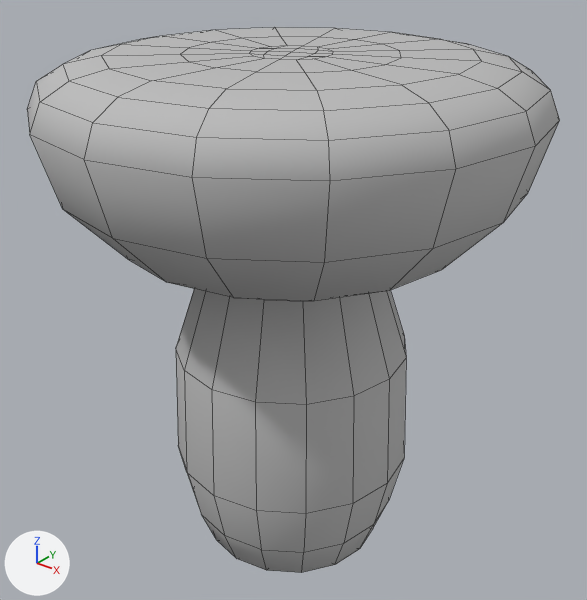
What one commit did to the Blender file Assets/Art/Platforms/Shroom_platforms/platform_shroom6.blend.
Rendered twice from a camera (50 mm lens) standing at (3.31, -4.12, 4.41) and looking at (-0.04, 0.06, 1.82). Arrows for +X, +Y and +Z are at lower left; the lights stay in place. Mesh edges are drawn as thin lines.

Objects in the first picture: 'platform_shroom6'.
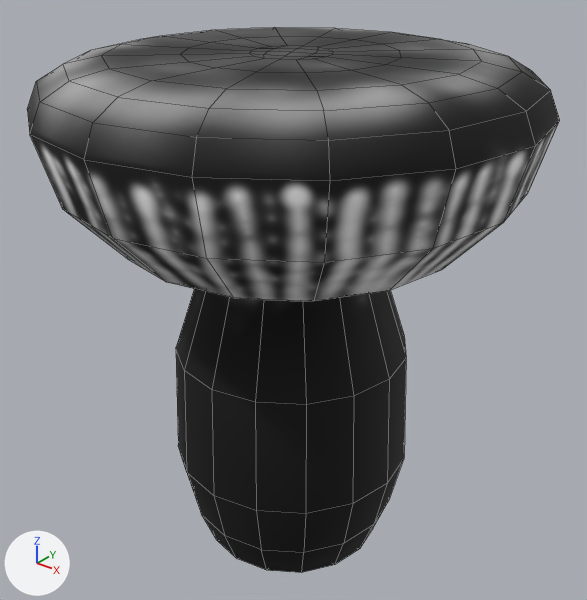
Location of each change, [x1, y1, x2, y2] in pixels of the pictures (587 x 600 px):
```json
{"object": "platform_shroom6", "change": "surface changed", "before": [27, 27, 560, 573], "after": [27, 27, 560, 573]}
```

Edits to the scene script, one JSON object a line:
```json
{"op": "add", "block": "img_ps6", "code": ["img_ps6 = load_image('ps6', 'ps6.png', 1024, 1024, 'sRGB')"]}
{"op": "remove", "block": "mat_material", "code": "mat_material.base_color = (0.5, 0.5, 0.5)  # grey #bcbcbc"}
{"op": "add", "block": "mat_material", "code": "mat_material.texture = img_ps6"}
```
